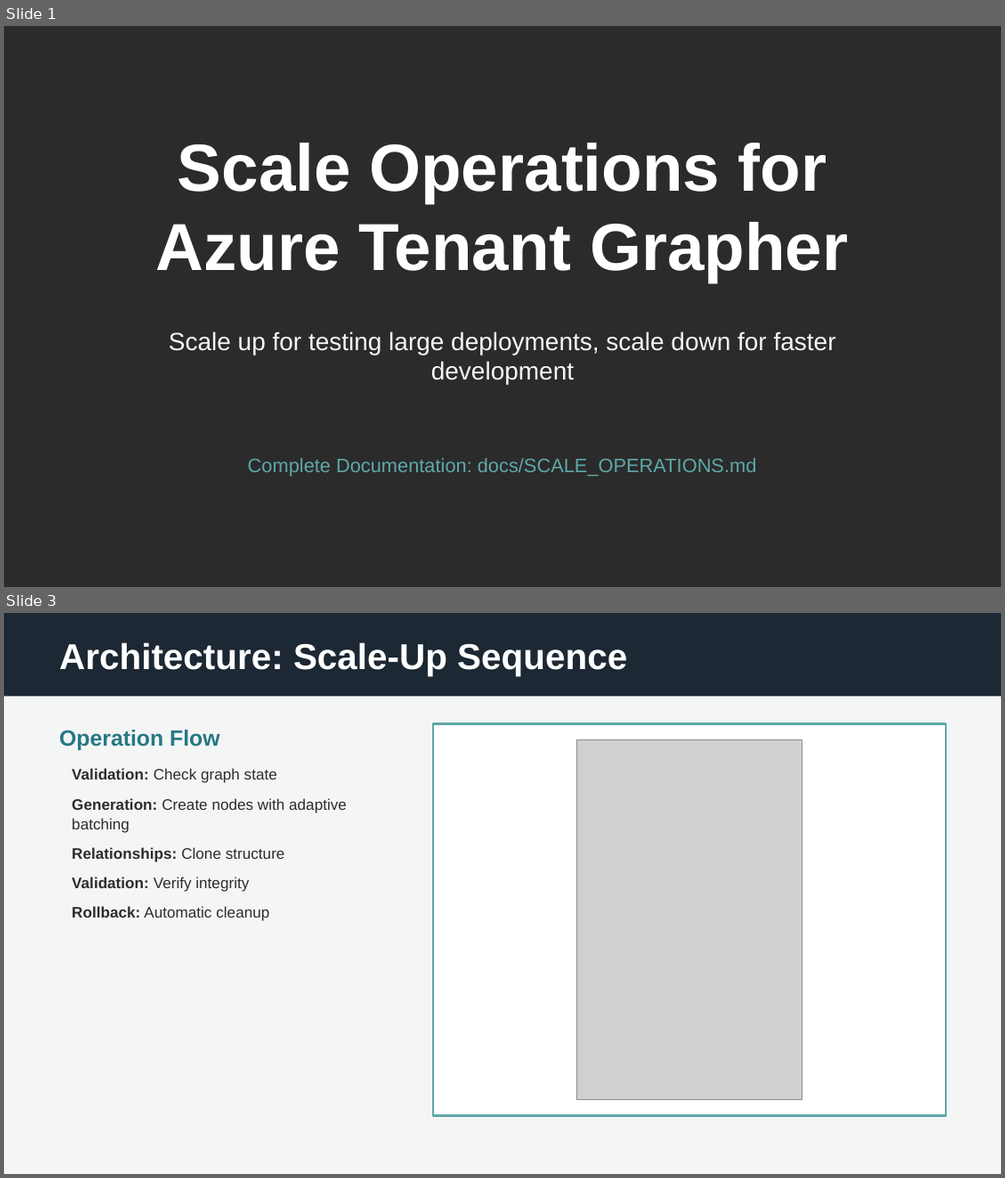
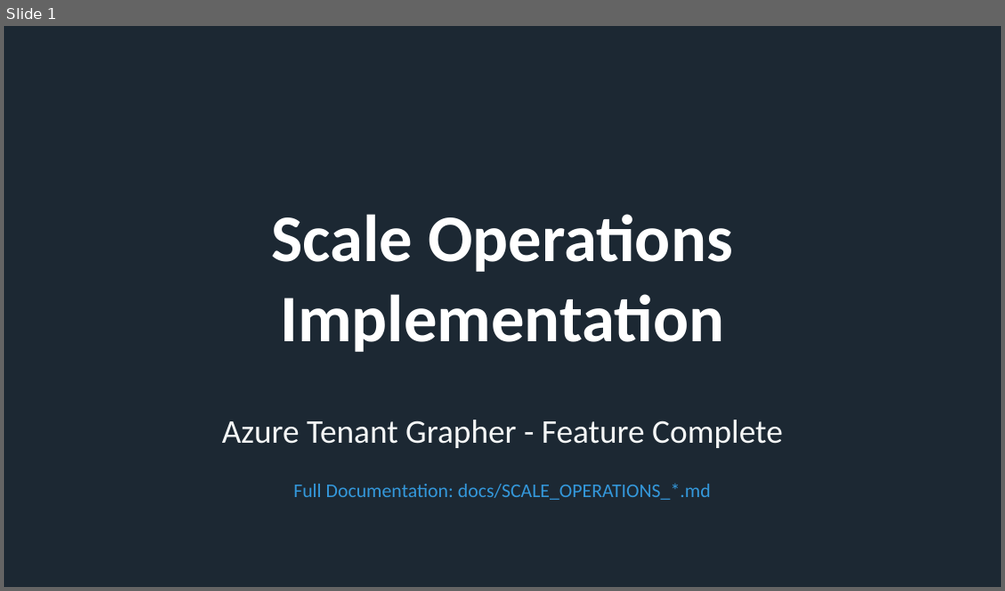
Before and after one commit to rysweet/azure-tenant-grapher, a slide deck: Scale_Operations_Implementation.pptx. Shown one above the other, each under a label of ours: slides 1 and 3 before the commit, slide 1 after it; the slides between them are not shown. The pictures are 1005x1178 and 1005x591 pixels, drawn with LibreOffice and Linux fonts; fonts in the diff are those of the drawing; grey boxes stand for pictures; background and template pictures are left out; a plain dark background stands for a picture behind light text. Boxes give left, top, right and bottom in pixels: in the first picture for what was removed or moved away, otherwise in the second. Text is boxed around its words. In the diff, an @@ line names an element or a change of style, - is before the commit and + after.

```diff
--- a/Scale_Operations_Implementation.pptx
+++ b/Scale_Operations_Implementation.pptx
@@ slide 3 removed at bbox=[4, 613, 1001, 1174], background #F4F6F6 @@
@@ rectangle removed at bbox=[4, 613, 1001, 696] @@
@@ text removed at bbox=[59, 642, 627, 676] @@
-Architecture: Scale-Up Sequence
@@ text removed at bbox=[59, 730, 219, 750] @@
-Operation Flow
@@ rectangle removed at bbox=[434, 723, 946, 1115] @@
@@ picture removed at bbox=[577, 739, 802, 1100] @@
@@ text removed at bbox=[72, 768, 347, 921] @@
-• Validation: Check graph state
-• Generation: Create nodes with adaptive batching
-• Relationships: Clone structure
-• Validation: Verify integrity
-• Rollback: Automatic cleanup
@@ slide 1 changed as well @@
@@ background picture (left out) to #1C2833 @@
@@ text at bbox=[272, 214, 733, 352]: text changed; font Arial to Calibri @@
-Scale Operations for Azure Tenant Grapher
+Scale Operations
+Implementation
@@ vertical alignment top to middle in 3 elements at bbox=[293, 483, 711, 499], bbox=[272, 214, 733, 352], bbox=[222, 419, 783, 448] @@
@@ text at bbox=[222, 419, 783, 448]: text changed; size 18 to 24 pt; font Arial to Calibri @@
-Scale up for testing large deployments, scale down for faster development
+Azure Tenant Grapher - Feature Complete
@@ text at bbox=[293, 483, 711, 499]: text changed; font Arial to Calibri; text colour #5EA8A7 to #3498DB @@
-Complete Documentation: docs/SCALE_OPERATIONS.md
+Full Documentation: docs/SCALE_OPERATIONS_*.md
```
Also in this commit, not shown: 10 slides added, 9 other slides removed.
